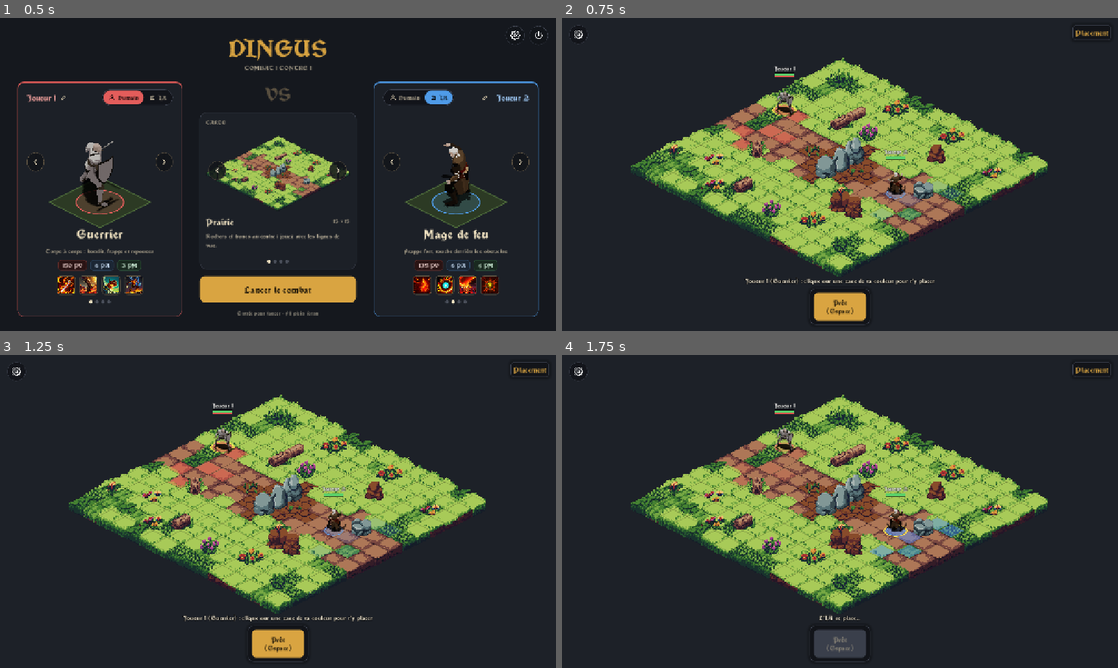
Above: before the commit, frames 1-4 (two rows, left to right).
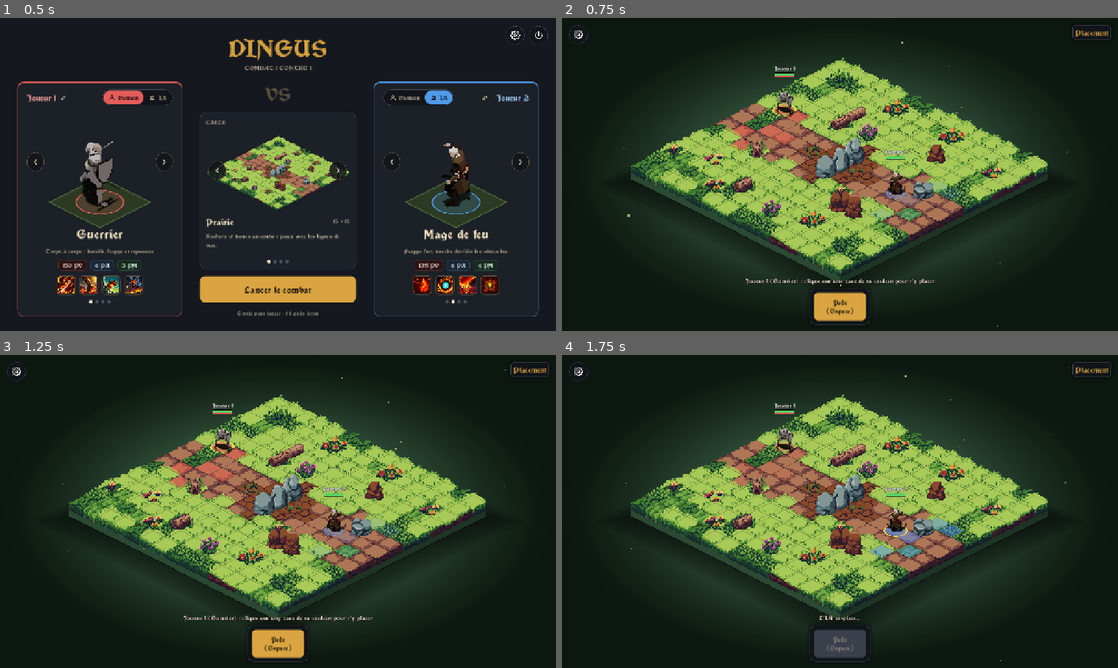
Above: after the commit, the same moments.

Repository: GuenotF/Dingus
Game: Godot game, scene res://scenes/menu.tscn
Same seed, same stepped clock (60 frames per second), same inputs: the game is played once before the commit and once after it.
Inputs:
- Up to frame 1 (0.5 s): no input
- Up to frame 2 (0.75 s): click "Lancer le combat" at 0.5 s
- Up to frame 3 (1.25 s): no input
- Up to frame 4 (1.75 s): click "Prêt (Espace)" at 1.25 s

Frame 1 is identical in both runs. In frame 2, 26% of the frame differs, in the area x 0-100%, y 0-100%; in frame 3, 26%; in frame 4, 26%.

Commit message:
Polish : fond d'écran (dégradé teinté, socle, particules d'ambiance)
BackgroundView : dégradé radial + vignette teintés par la carte, tranche et
ombre sous le plateau, particules lentes (sable, pollen, lucioles).
BattleMap : nouveaux exports background_color et ambiance.
BackgroundView.variant (1 halo, 2 + socle, 3 + particules) à régler selon le choix final.

Co-Authored-By: Claude Sonnet 5.5 <noreply@anthropic.com>
Claude-Session: https://claude.ai/code/session_016TqoMGpG5jku75qaKDTUnG

Diff:
--- a/maps/demo.tscn
+++ b/maps/demo.tscn
@@ -9,6 +9,8 @@
 script = ExtResource("1_3l0cg")
 map_name = "Prairie"
 description = "Rochers et troncs au centre : jouez avec les lignes de vue."
+background_color = Color(0.2, 0.38, 0.25, 1)
+ambiance = "pollen"
 
 [node name="Sol" type="TileMapLayer" parent="."]
 tile_map_data = PackedByteArray("AAAAAAAAAAAEAAMAAAABAAAAAAABAAIAAAACAAAAAAAAAAIAAAADAAAAAAAGAAMAAAAEAAAAAAAGAAMAAAAFAA …(3520 unchanged characters)…
--- a/maps/desert.tscn
+++ b/maps/desert.tscn
@@ -9,6 +9,8 @@
 script = ExtResource("1_1ry02")
 map_name = "Ruines du désert"
 description = "Une allée pavée mène au sphinx, bordée de colonnes ; une oasis à l'est, quelques rochers : des abris au centre, des tirs dégagés ailleurs."
+background_color = Color(0.45, 0.34, 0.22, 1)
+ambiance = "sable"
 
 [node name="Sol" type="TileMapLayer" parent="." unique_id=1692709056]
 tile_map_data = PackedByteArray("AAAAAAAAAAAAAAAAAAABAAAAAAAAAAAAAAACAAAAAAAAAAAAAAADAAAAAAAAAAAAAAAEAAAAAAAAAAAAAAAFAA …(3520 unchanged characters)…
--- a/maps/lac.tscn
+++ b/maps/lac.tscn
@@ -9,6 +9,8 @@
 script = ExtResource("1_0otbk")
 map_name = "Le lac"
 description = "Une rivière coupe le terrain : on tire par-dessus l'eau mais on ne la traverse que par les ponts (ou d'une Charge)."
+background_color = Color(0.16, 0.3, 0.4, 1)
+ambiance = "lucioles"
 
 [node name="Sol" type="TileMapLayer" parent="."]
 tile_map_data = PackedByteArray("AAAAAAAAAAABAAIAAAABAAAAAAAGAAMAAAACAAAAAAAEAAMAAAADAAAAAAAAAAIAAAAEAAAAAAAFAAMAAAAFAA …(3520 unchanged characters)…
--- a/maps/village.tscn
+++ b/maps/village.tscn
@@ -7,6 +7,8 @@
 script = ExtResource("1_ces2b")
 map_name = "Place du village"
 description = "Une place pavée autour d'un puits, des étals, une charrette et des tonneaux : beaucoup d'abris, peu de lignes de tir dégagées."
+background_color = Color(0.35, 0.3, 0.32, 1)
+ambiance = "pollen"
 
 [node name="Sol" type="TileMapLayer" parent="." unique_id=495664763]
 tile_map_data = PackedByteArray("AAAAAAAAAAAAAAAAAAABAAAAAAACAAAAAAACAAAAAAAEAAAAAAADAAAAAAAAAAAAAAAEAAAAAAACAAAAAAAFAA …(3520 unchanged characters)…
--- a/scripts/main.gd
+++ b/scripts/main.gd
@@ -58,6 +58,11 @@
 
 func _build_scene() -> void:
 	RenderingServer.set_default_clear_color(Color("1d2128"))
+
+	# Fond : dégradé teinté par la carte, socle sous le plateau, particules d'ambiance.
+	var background := BackgroundView.new()
+	add_child(background)
+	background.setup(state.grid, map)
 
 	# Carte : les tuiles sont alignées sur la grille du jeu (centre de la case (0, 0) en (0, 0)).
 	add_child(map)
--- a/scripts/map/battle_map.gd
+++ b/scripts/map/battle_map.gd
@@ -25,6 +25,11 @@
 @export var map_name: String = ""
 ## Courte description affichée dans le menu.
 @export_multiline var description: String = ""
+
+## Ambiance du fond d'écran (voir BackgroundView) : teinte de base du dégradé...
+@export var background_color: Color = Color("232830")
+## ... et particules qui dérivent derrière la carte.
+@export_enum("aucune", "sable", "pollen", "lucioles") var ambiance: String = "aucune"
 
 
 func ground() -> TileMapLayer:
--- /dev/null
+++ b/scripts/view/background_view.gd
@@ -0,0 +1,168 @@
+class_name BackgroundView
+extends Node2D
+## Fond d'écran du combat, derrière la carte. Trois niveaux cumulatifs :
+##   1  HALO      dégradé radial teinté par la carte + vignette sur les bords
+##   2  SOCLE     + tranche et ombre sous la carte (le plateau « flotte »)
+##   3  AMBIANCE  + particules lentes (sable, pollen, lucioles) qui dérivent derrière la carte
+## Purement visuel : aucune logique de jeu.
+
+const HALO := 1
+const SOCLE := 2
+const AMBIANCE := 3
+
+## Niveau d'effets actif (réglable plus tard dans les paramètres).
+static var variant := AMBIANCE
+
+const SOCLE_DEPTH := 22.0
+## Décalage sous le plateau : les tuiles ont déjà une petite tranche, le socle prend le relais.
+const SOCLE_START := 10.0
+
+var _tint := Color("232830")
+var _corners := PackedVector2Array() # haut, droite, bas, gauche du plateau
+
+
+## `grid` : grille de combat ; `map` : fournit la teinte et l'ambiance.
+func setup(grid: BattleGrid, map: BattleMap) -> void:
+	z_index = -5
+	_tint = map.background_color
+	var last := Vector2i(grid.width - 1, grid.height - 1)
+	_corners = PackedVector2Array([
+		Iso.cell_to_world(Vector2i.ZERO) + Vector2(0, -Iso.TILE_H * 0.5),
+		Iso.cell_to_world(Vector2i(last.x, 0)) + Vector2(Iso.TILE_W * 0.5, 0),
+		Iso.cell_to_world(last) + Vector2(0, Iso.TILE_H * 0.5),
+		Iso.cell_to_world(Vector2i(0, last.y)) + Vector2(-Iso.TILE_W * 0.5, 0),
+	])
+
+	_build_backdrop()
+	if variant >= AMBIANCE:
+		_build_particles(map.ambiance, Iso.cell_to_world(last) * 0.5 + Vector2(0, 20))
+	queue_redraw()
+
+
+# --- Dégradé + vignette (en coordonnées d'écran, indépendants de la caméra) --------------
+
+func _build_backdrop() -> void:
+	var layer := CanvasLayer.new()
+	layer.layer = -100
+	add_child(layer)
+
+	var halo := Gradient.new()
+	halo.set_color(0, _tint.lightened(0.12))
+	halo.set_color(1, _tint.darkened(0.62))
+	layer.add_child(_radial_rect(halo, 0.95))
+
+	var vignette := Gradient.new()
+	vignette.offsets = PackedFloat32Array([0.0, 0.55, 1.0])
+	vignette.colors = PackedColorArray([Color(0, 0, 0, 0), Color(0, 0, 0, 0), Color(0, 0, 0, 0.35)])
+	layer.add_child(_radial_rect(vignette, 1.0))
+
+
+func _radial_rect(gradient: Gradient, radius: float) -> TextureRect:
+	var tex := GradientTexture2D.new()
+	tex.gradient = gradient
+	tex.fill = GradientTexture2D.FILL_RADIAL
+	tex.fill_from = Vector2(0.5, 0.5)
+	tex.fill_to = Vector2(0.5 + 0.5 * radius, 0.5)
+	tex.width = 256
+	tex.height = 256
+	var rect := TextureRect.new()
+	rect.texture = tex
+	rect.set_anchors_preset(Control.PRESET_FULL_RECT)
+	rect.stretch_mode = TextureRect.STRETCH_SCALE
+	rect.mouse_filter = Control.MOUSE_FILTER_IGNORE
+	return rect
+
+
+# --- Socle -------------------------------------------------------------------------------
+
+func _draw() -> void:
+	if variant < SOCLE or _corners.size() < 4:
+		return
+	var top := _corners[0]
+	var right := _corners[1]
+	var bottom := _corners[2]
+	var left := _corners[3]
+	var down := Vector2(0, SOCLE_DEPTH)
+	var start := Vector2(0, SOCLE_START)
+	left += start
+	bottom += start
+	right += start
+	var centre := (left + right) * 0.5
+
+	# Ombre portée diffuse : losanges de plus en plus grands, très transparents.
+	for i in 7:
+		var grow := 1.0 + 0.025 * (i + 1)
+		var pts := PackedVector2Array()
+		for corner in _corners:
+			pts.append(centre + (corner - centre) * grow + down * 1.6 + Vector2(0, i * 1.5))
+		draw_colored_polygon(pts, Color(0, 0, 0, 0.09))
+
+	# Tranche : deux faces sous les bords avant du plateau.
+	var side := _tint.lightened(0.05)
+	draw_colored_polygon(PackedVector2Array([left, bottom, bottom + down, left + down]), side.darkened(0.3))
+	draw_colored_polygon(PackedVector2Array([bottom, right, right + down, bottom + down]), side.darkened(0.5))
+	# Liseré clair sur l'arête et trait sombre en bas.
+	draw_polyline(PackedVector2Array([left, bottom, right]), side.lightened(0.5), 1.5)
+	draw_polyline(PackedVector2Array([left + down, bottom + down, right + down]), Color(0, 0, 0, 0.55), 1.5)
+	draw_line(bottom, bottom + down, Color(0, 0, 0, 0.35), 1.0)
+
+
+# --- Particules --------------------------------------------------------------------------
+
+func _build_particles(kind: String, centre: Vector2) -> void:
+	if kind == "aucune":
+		return
+	var img := Image.create(7 if kind == "sable" else 2, 1 if kind == "sable" else 2, false, Image.FORMAT_RGBA8)
+	img.fill(Color.WHITE) # le sable est tracé en petits traits horizontaux (effet de vent)
+	var p := CPUParticles2D.new()
+	p.texture = ImageTexture.create_from_image(img)
+	p.texture_filter = CanvasItem.TEXTURE_FILTER_NEAREST
+	p.position = centre
+	p.emission_shape = CPUParticles2D.EMISSION_SHAPE_RECTANGLE
+	p.emission_rect_extents = Vector2(1100, 650)
+	p.gravity = Vector2.ZERO
+	p.local_coords = true
+
+	var ramp := Gradient.new()
+	match kind:
+		"sable": # grains poussés par le vent, de gauche à droite
+			p.amount = 150
+			p.lifetime = 11.0
+			p.direction = Vector2(1, 0.12)
+			p.spread = 10.0
+			p.initial_velocity_min = 35.0
+			p.initial_velocity_max = 85.0
+			p.scale_amount_min = 0.8
+			p.scale_amount_max = 1.6
+			ramp.offsets = PackedFloat32Array([0.0, 0.2, 0.8, 1.0])
+			ramp.colors = PackedColorArray([Color(0.95, 0.82, 0.6, 0), Color(0.98, 0.86, 0.62, 0.55),
+					Color(0.98, 0.86, 0.62, 0.55), Color(0.95, 0.82, 0.6, 0)])
+		"pollen": # petites graines qui montent doucement
+			p.amount = 70
+			p.lifetime = 14.0
+			p.direction = Vector2(0.4, -1)
+			p.spread = 35.0
+			p.initial_velocity_min = 5.0
+			p.initial_velocity_max = 16.0
+			p.scale_amount_min = 1.0
+			p.scale_amount_max = 2.2
+			ramp.offsets = PackedFloat32Array([0.0, 0.25, 0.75, 1.0])
+			ramp.colors = PackedColorArray([Color(0.95, 0.95, 0.6, 0), Color(0.95, 0.95, 0.6, 0.65),
+					Color(0.95, 0.95, 0.6, 0.65), Color(0.95, 0.95, 0.6, 0)])
+		_: # lucioles : lentes, qui s'allument et s'éteignent
+			p.amount = 45
+			p.lifetime = 12.0
+			p.direction = Vector2(0, -1)
+			p.spread = 180.0
+			p.initial_velocity_min = 3.0
+			p.initial_velocity_max = 10.0
+			p.scale_amount_min = 2.0
+			p.scale_amount_max = 4.0
+			var glow := Color(0.7, 1.0, 0.65)
+			ramp.offsets = PackedFloat32Array([0.0, 0.15, 0.3, 0.5, 0.7, 0.85, 1.0])
+			ramp.colors = PackedColorArray([Color(glow, 0), Color(glow, 0.8), Color(glow, 0.1),
+					Color(glow, 0.9), Color(glow, 0.15), Color(glow, 0.7), Color(glow, 0)])
+	p.color_ramp = ramp
+	p.preprocess = p.lifetime # le décor est déjà « rempli » dès la première image
+	p.emitting = true
+	add_child(p)
